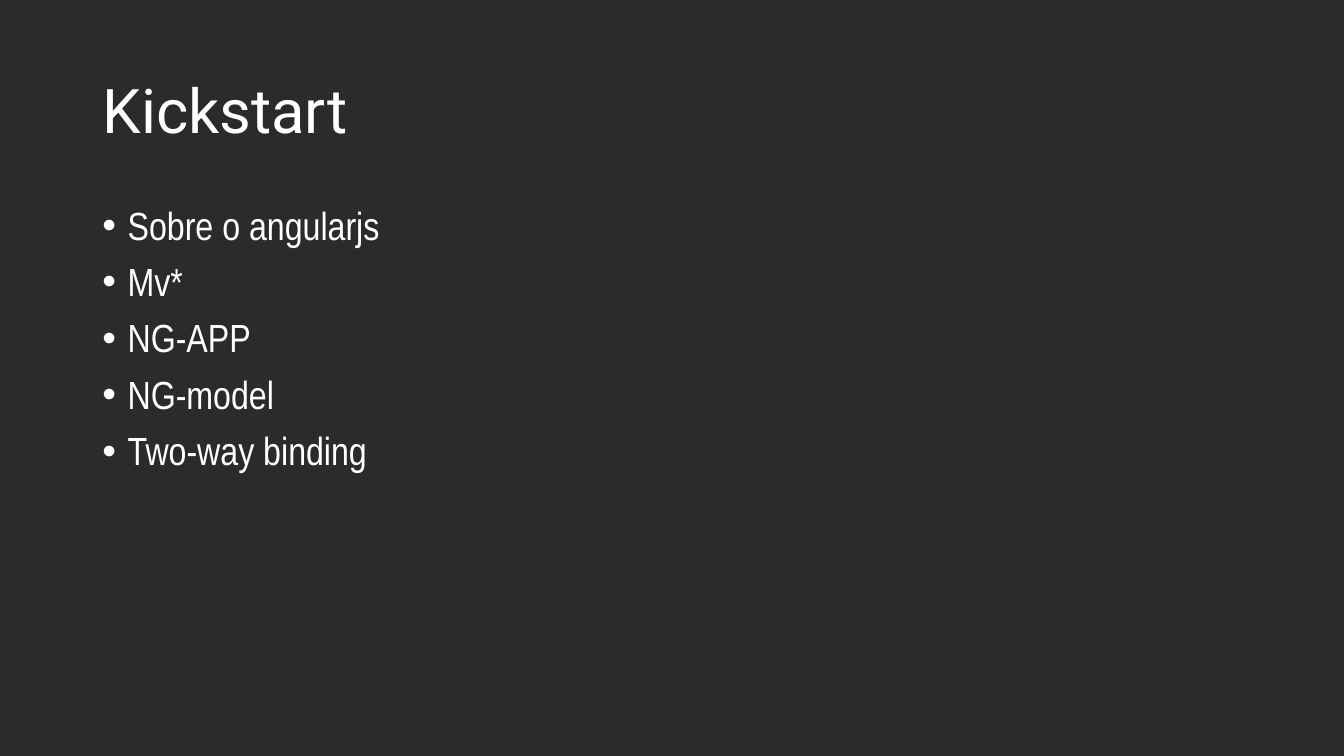
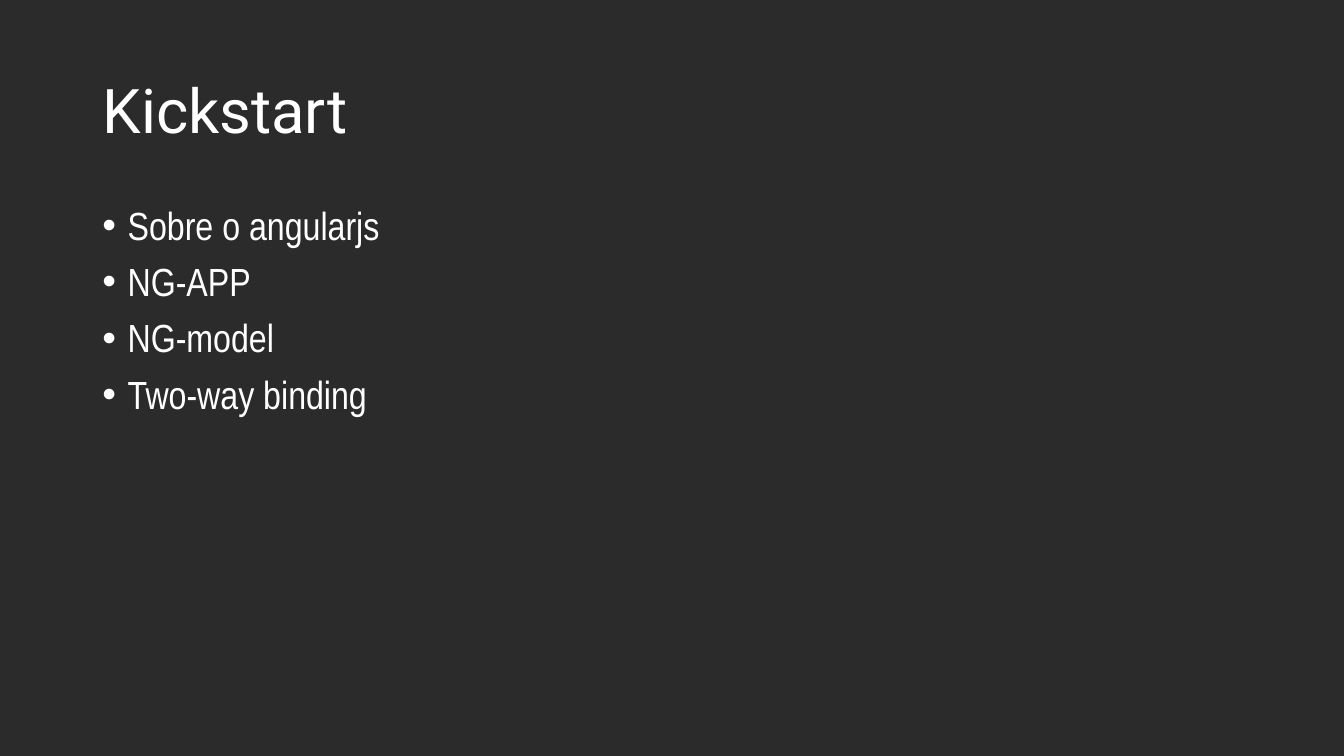
Before and after one commit to andrebaltieri/5485, a slide deck: slide 4 of ppts/Modulo 4/5485 - M04A01.pptx. Drawn at 1344x756 pixels with LibreOffice and Linux fonts; fonts in the diff are those of the drawing; background and template pictures are left out; a plain dark background stands for a picture behind light text. Boxes give left, top, right and bottom in pixels: in the first picture for what was removed or moved away, otherwise in the second. Text is boxed around its words. In the diff, an @@ line names an element or a change of style, - is before the commit and + after.

```diff
--- a/ppts/Modulo 4/5485 - M04A01.pptx
+++ b/ppts/Modulo 4/5485 - M04A01.pptx
@@ text at <box>128,269,183,296</box>: paragraph removed @@
-• Mv*
```
Also in this commit, not shown: 1 other slide changed, 13 slides added, 2 slides removed, 6 other files.
